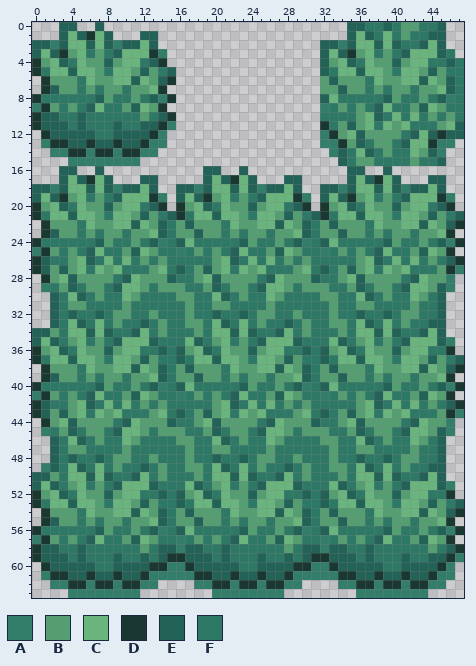
One commit to this pixel-art sprite: Graphics/Autotiles/ForestGrass2.png. This is how it looked before the edit.
The file is 96x128 pixels, drawn in blocks of 2x2; one block is one cell here.
Palette (. is transparent): A #337e6b  B #559e72  C #6ab47e  D #1b3731  E #226257  F #2d7966
Pixels before, first column x 0:
 0 ...EE..E...........................EEFFEFBBFFE..
 1 ...ECEDCE...EE.....................ECEFCFBFFEE..
 2 EEAECCECEAEECE..................EEAECCECEFFECE..
 3 ECEDBCFBFECCCDA.................ECEDBCFBFECCCEF.
 4 DBCEFCBBEBCCFED.................EBCEFCBBEBCCFFEF
 5 DFCCECCBFCCBEBFE................EFCCECCBFCCBEBFF
 6 .DBBBFCBBCCECBED................BEBBBFCBBCCECBEF
 7 .DEBBFBFBBFBBCD.................BBEBBFBFBBFBBCEF
 8 DFFFFFFEBFFBFEAD................ECFFFFFEBFFBFEAF
 9 ADBFBFECFFBECBD.................AFBFBFECFFBECBFF
10 DEEFFEFFFFFFBFED................FFFFBCEFCFCFBFBF
11 DEEEFEFFFEFFEEDA................DFBEBCFCBCFFFBCE
12 .DEEEEEFFEEEEDA.................ADBCEBBBBFECEDEE
13 .ADDEEDEEDEEDAA.................AADBEFBBFECCDAA.
14 ..AADDADDADDAA...................AEFCEFBFFCBEA..
15 ....AAAAAAAA......................EFBBFFFFBFFE..
16 ...EE..E...........EE..E...........EE..E........
17 ...ECEDCE...EE.....ECEDCE...EE.....ECEDCE...EE..
18 EEAECCECEAEECE..EEAECCECEAEECE..EEAECCECEAEECE..
19 ECEDBCFBFECCCDA.ECEDBCFBFECCCDA.ECEDBCFBFECCCDA.
20 DBCEFCBBEBCCFED.DBCEFCBBEBCCFED.DBCEFCBBEBCCFED.
21 DFCCECCBFCCBEBFEDFCCECCBFCCBEBFEDFCCECCBFCCBEBFE
22 .DBBBFCBBCCECBEFBEBBBFCBBCCECBEFBEBBBFCBBCCECBED
23 .DEBBFBFBBFBBCEFBBEBBFBFBBFBBCEFBBEBBFBFBBFBBCD.
24 DFFFFFFEBFFBFEAFECFFFFFEBFFBFEAFECFFFFFEBFFBFEAD
25 ADBFBFECFFBECBFFAFBFBFECFFBECBFFAFBFBFECFFBECBD.
26 DEFFBCEFCFCFBFBFFFFFBCEFCFCFBFBFFFFFBCEFCFCFBFED
27 DEBEBCFCBCFFFBCFEFBEBCFCBCFFFBCFEFBEBCFCBCFFFBDA
28 .DBCEBBBBFECBBBEFFBCEBBBBFECBBBEFFBCEBBBBFECBBA.
29 .AFBEFBBFECCBFBBBFFBEFBBFECCBFBBBFFBEFBBFECCBEA.
30 ..EFCEFBFFCBFFFFBBFFCEFBFFCBFFFFBBFFCEFBFFCBFE..
31 ..EFBBFFFFBFFFFFFBFFBBFFFFBFFFFFFBFFBBFFFFBFFE..
32 ..EFEFFEFBBFFBFFFBFFEFFEFBBFFBFFFBFFEFFEFBBFFE..
33 ..EFCEFCFBFFEFBFFBBFCEFCFBFFEFBFFBBFCEFCFBFFEE..
34 EEBFCCECEFFECFBFFFBFCCECEFFECFBFFFBFCCECEFFECE..
35 ECEFBCFBFECCCEFFFCEFBCFBFECCCEFFFCEFBCFBFECCCEA.
36 DBCEFCBBEBCCFFEFEBCEFCBBEBCCFFEFEBCEFCBBEBCCFFD.
37 DFCCECCBFCCBEBFFEFCCECCBFCCBEBFFEFCCECCBFCCBEBFE
38 .DBBBFCBBCCECBEFBEBBBFCBBCCECBEFBEBBBFCBBCCECBED
39 .DEBBFBFBBFBBCEFBBEBBFBFBBFBBCEFBBEBBFBFBBFBBCD.
40 DFFFFFFEBFFBFEAFECFFFFFEBFFBFEAFECFFFFFEBFFBFEAD
41 ADBFBFECFFBECBFFAFBFBFECFFBECBFFAFBFBFECFFBECBD.
42 DEFFBCEFCFCFBFBFFFFFBCEFCFCFBFBFFFFFBCEFCFCFBFED
43 DEBEBCFCBCFFFBCFEFBEBCFCBCFFFBCFEFBEBCFCBCFFFBDA
44 .DBCEBBBBFECBBBEFFBCEBBBBFECBBBEFFBCEBBBBFECBBA.
45 .AFBEFBBFECCBFBBBFFBEFBBFECCBFBBBFFBEFBBFECCBEA.
46 ..EFCEFBFFCBFFFFBBFFCEFBFFCBFFFFBBFFCEFBFFCBFE..
47 ..EFBBFFFFBFFFFFFBFFBBFFFFBFFFFFFBFFBBFFFFBFFE..
48 ..EFEFFEFBBFFBFFFBFFEFFEFBBFFBFFFBFFEFFEFBBFFE..
49 .AEFCEFCFBFFEFBFFBBFCEFCFBFFEFBFFBBFCEFCFBFFEE..
50 EEBFCCECEFFECFBFFFBFCCECEFFECFBFFFBFCCECEFFECE..
51 ECEFBCFBFECCCEFFFCEFBCFBFECCCEFFFCEFBCFBFECCCEA.
52 DBCEFCBBEBCCFFEFEBCEFCBBEBCCFFEFEBCEFCBBEBCCFFD.
53 DFCCECCBFCCBEBFFEFCCECCBFCCBEBFFEFCCECCBFCCBEBFE
54 .DBBBFCBBCCECBEFBEBBBFCBBCCECBEFBEBBBFCBBCCECBED
55 .DEBBFBFBBFBBCEFBBEBBFBFBBFBBCEFBBEBBFBFBBFBBCD.
56 DFFFFFFEBFFBFEAFECFFFFFEBFFBFEAFECFFFFFEBFFBFEAD
57 ADBFBFECFFBECBFFAFBFBFECFFBECBFFAFBFBFECFFBECBD.
58 DEEFFEFFFFFFBFEEAEEFFEFFFFFFBFEEAEEFFEFFFFFFBFED
59 DEEEFEFFFEFFEFEDDEEEFEFFFEFFEFEDDEEEFEFFFEFFEEDA
60 .DEEEEEFFEEEEDDAADEEEEEFFEEEEDDAADEEEEEFFEEEEDA.
61 .ADDEEDEEDEEDAAAAADDEEDEEDEEDAAAAADDEEDEEDEEDAA.
62 ..AADDADDADDAA....AADDADDADDAA....AADDADDADDAA..
63 ....AAAAAAAA........AAAAAAAA........AAAAAAAA....
Now the later version:
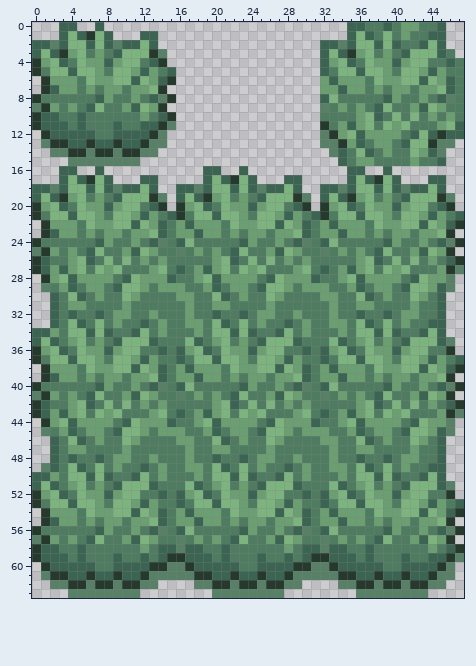
From old to new:
colour A: #337e6b -> #578067
colour B: #559e72 -> #6b9e71
colour C: #6ab47e -> #7cb37f
colour D: #1b3731 -> #25392c
colour E: #226257 -> #3c6452
colour F: #2d7966 -> #4f7c60
Where, in picture pixels (left, top, right, bottom), the same in both pictures:
changed: (32, 22, 464, 598)
